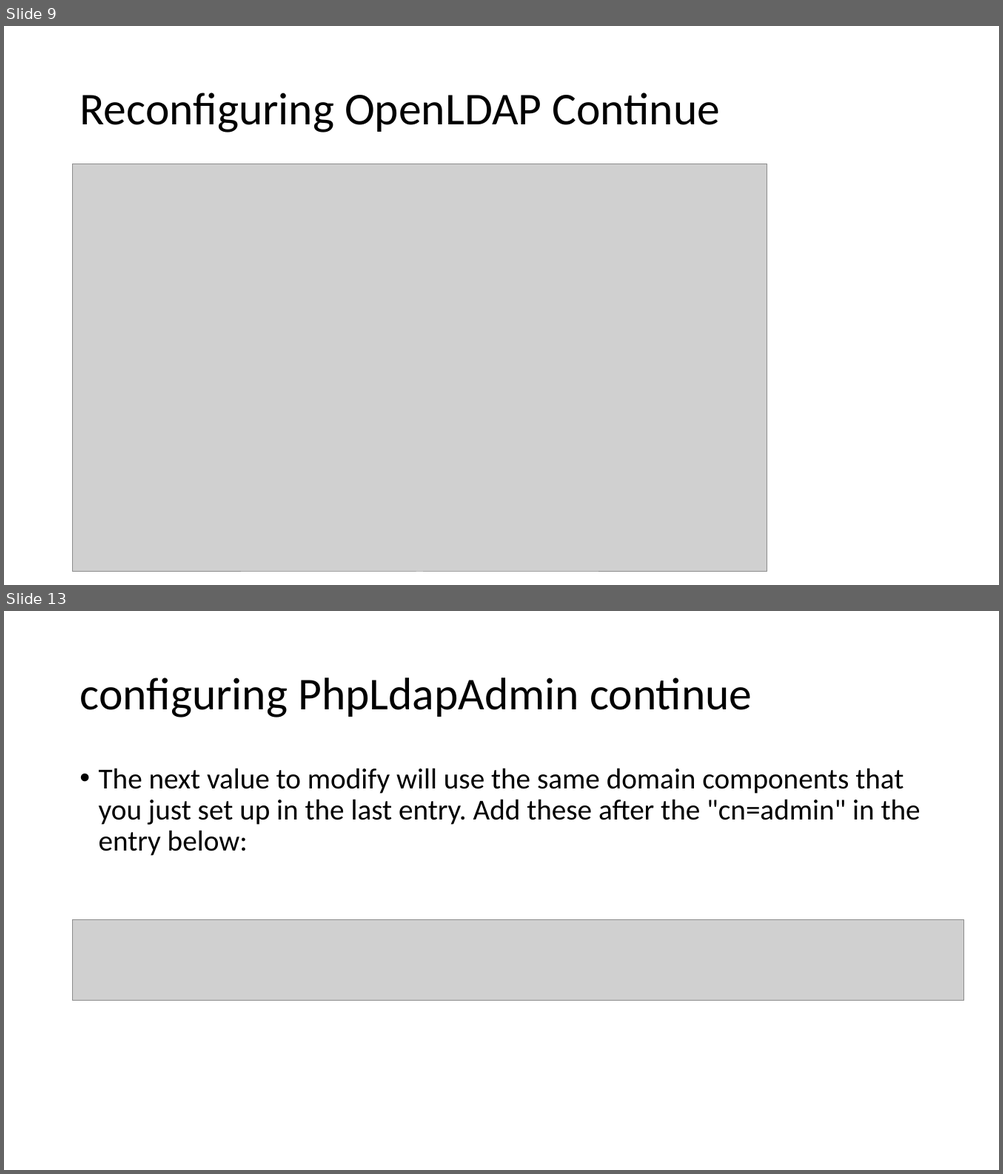
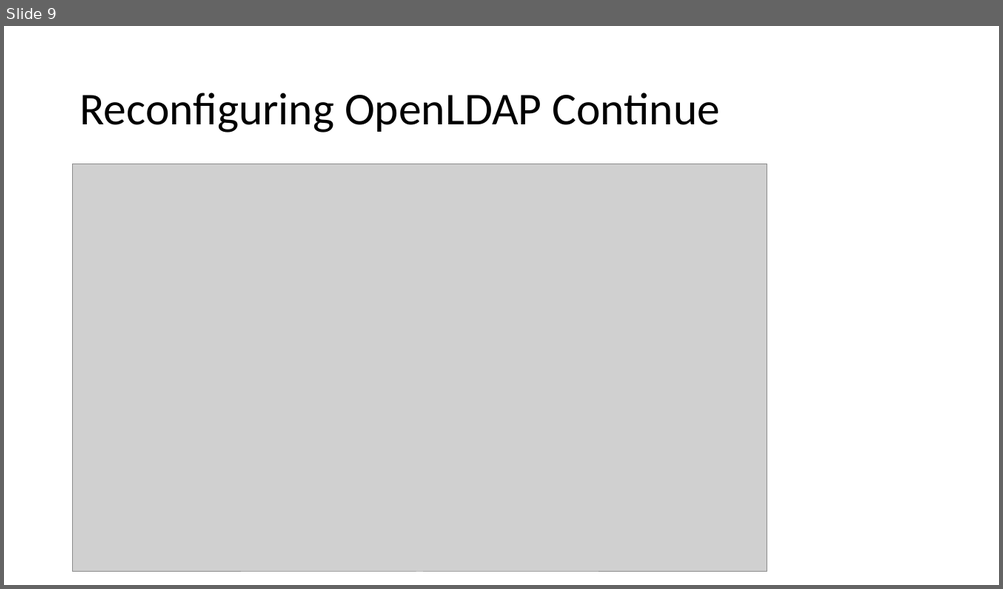
Before and after one commit to afnog/sse, a slide deck: ldap/Openldap exercise.pptx. Shown one above the other, each under a label of ours: slides 9 and 13 before the commit, slide 9 after it; the slides between them are not shown. The pictures are 1003x1174 and 1003x589 pixels, drawn with LibreOffice and Linux fonts; fonts in the diff are those of the drawing; grey boxes stand for pictures. Boxes give left, top, right and bottom in pixels: in the first picture for what was removed or moved away, otherwise in the second. Text is boxed around its words. In the diff, an @@ line names an element or a change of style, - is before the commit and + after.

```diff
--- a/ldap/Openldap exercise.pptx
+++ b/ldap/Openldap exercise.pptx
@@ slide 13 removed at [4, 611, 999, 1170], background #FFFFFF @@
@@ title removed at [79, 678, 751, 718] @@
-configuring PhpLdapAdmin continue
@@ text removed at [99, 768, 920, 856] @@
-• The next value to modify will use the same domain components that you just set up in the last entry. Add these after the "cn=admin" in the entry below:
@@ picture removed at [73, 920, 965, 1001] @@
```
Also in this commit, not shown: 4 slides changed, 7 slides added, 23 other slides removed.
